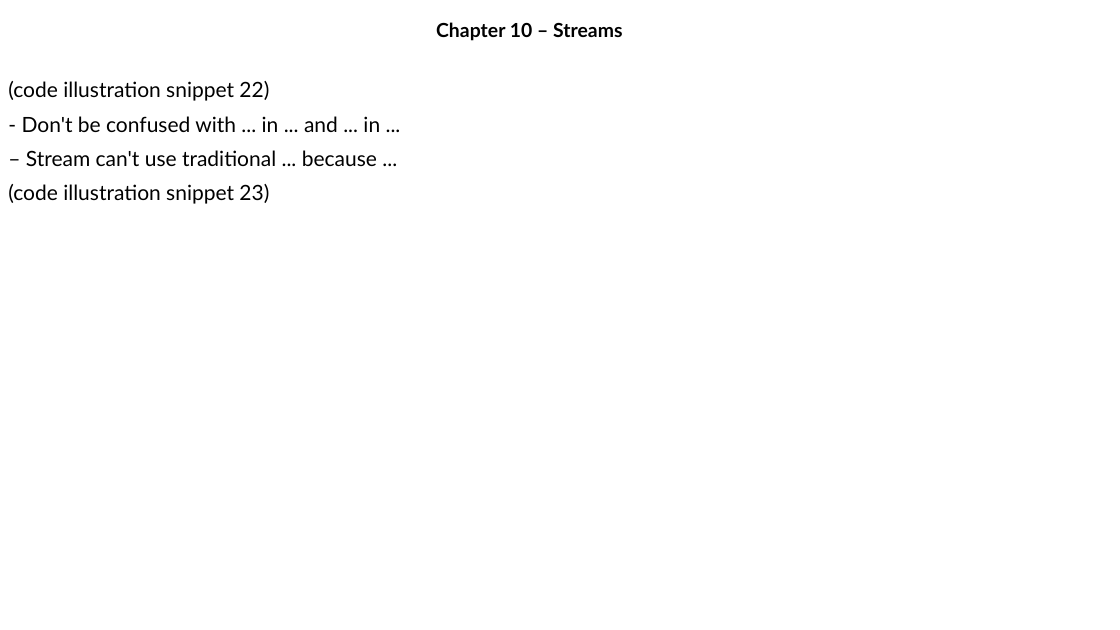
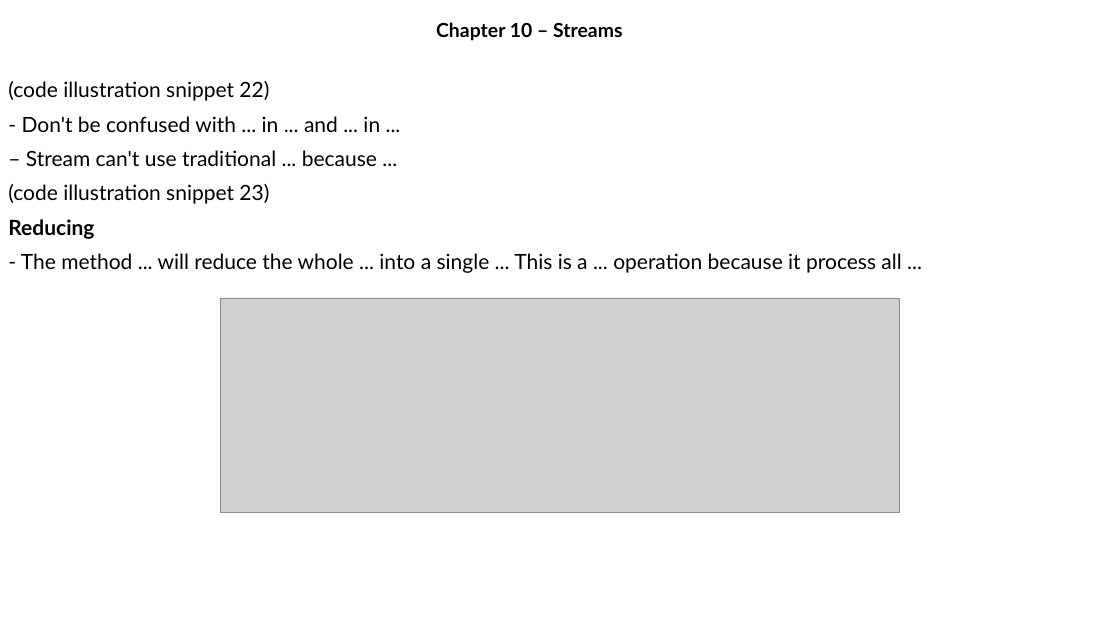
Before and after one commit to MaiDinhVinh/CS-Java, a slide deck: slide 17 of OCP17/Chapter 10 - Streams.pptx. Drawn at 1120x630 pixels with LibreOffice and Linux fonts; fonts in the diff are those of the drawing; grey boxes stand for pictures. Boxes give left, top, right and bottom in pixels: in the first picture for what was removed or moved away, otherwise in the second. Text is boxed around its words. In the diff, an @@ line names an element or a change of style, - is before the commit and + after.

```diff
--- a/OCP17/Chapter 10 - Streams.pptx
+++ b/OCP17/Chapter 10 - Streams.pptx
@@ text at (x1=8, y1=219, x2=901, y2=273): paragraphs added @@
+Reducing
+- The method ... will reduce the whole ... into a single ... This is a ... operation because it process all ...
@@ picture added at (x1=220, y1=298, x2=899, y2=513) @@
```
Also in this commit, not shown: 19 slides added.
